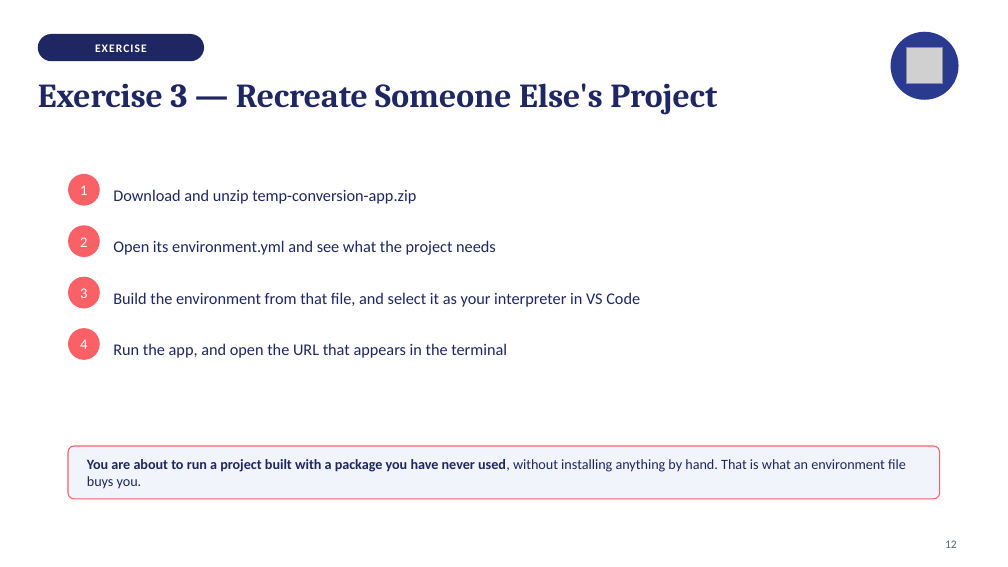
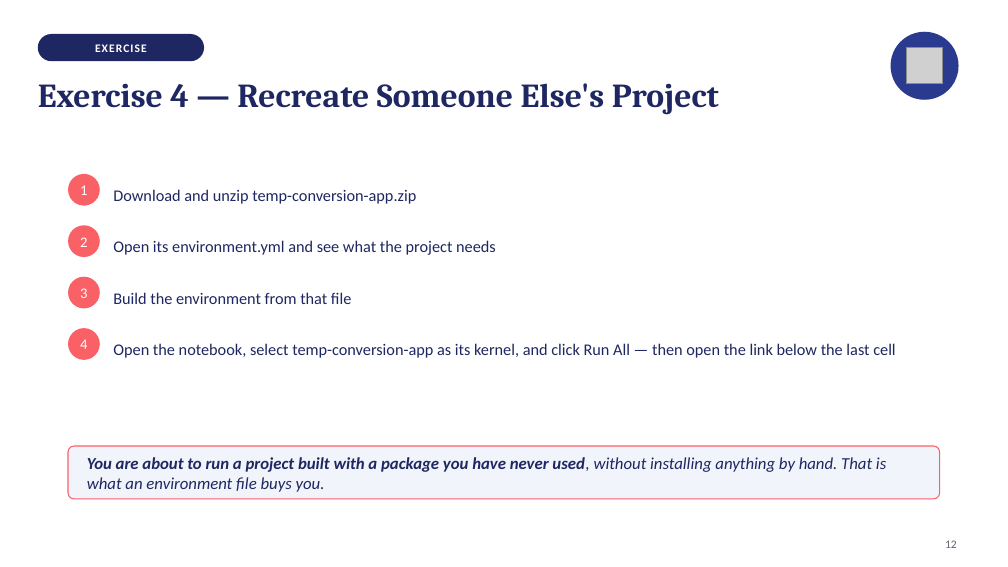
Before and after one commit to isabelhovdahl/TECH2, a slide deck: slide 12 of workshops/week06/conda_slides.pptx (slide 11 before the commit). Drawn at 1008x567 pixels with LibreOffice and Linux fonts; fonts in the diff are those of the drawing; grey boxes stand for pictures. Boxes give left, top, right and bottom in pixels: in the first picture for what was removed or moved away, otherwise in the second. Text is boxed around its words. In the diff, an @@ line names an element or a change of style, - is before the commit and + after.

```diff
--- a/workshops/week06/conda_slides.pptx
+++ b/workshops/week06/conda_slides.pptx
@@ text at (38,83,719,115): text changed @@
-Exercise 3 — Recreate Someone Else's Project
+Exercise 4 — Recreate Someone Else's Project
@@ text at (113,292,351,304): text changed @@
-Build the environment from that file, and select it as your interpreter in VS Code
+Build the environment from that file
@@ text at (113,343,895,358): text changed @@
-Run the app, and open the URL that appears in the terminal
+Open the notebook, select temp-conversion-app as its kernel, and click Run All — then open the link below the last cell
@@ text "You are about to run ..." at (87,457,886,492): size 13.5 to 16 pt, italic on @@
```
Also in this commit, not shown: 13 other slides changed, 4 other files.
